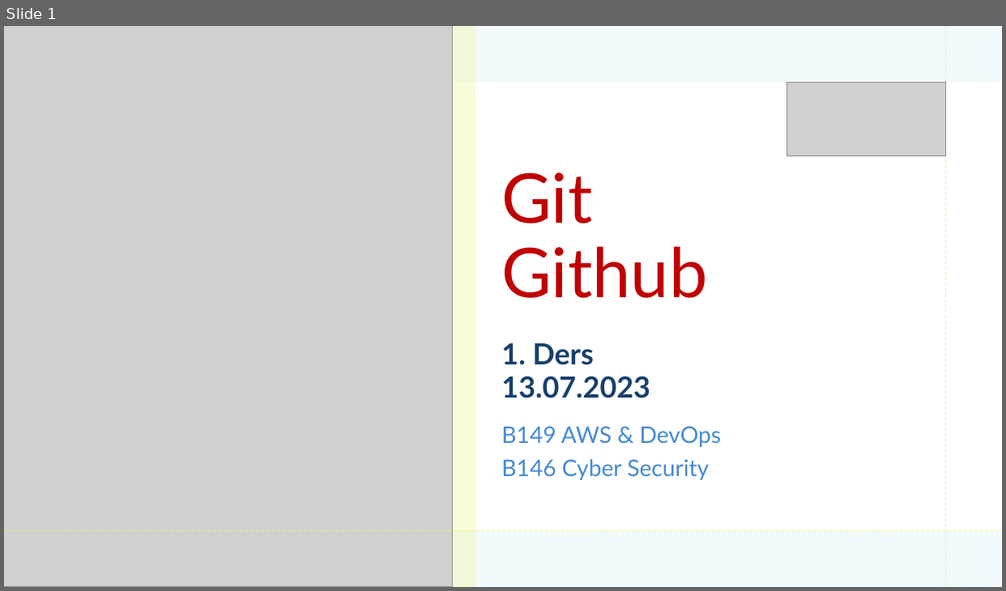
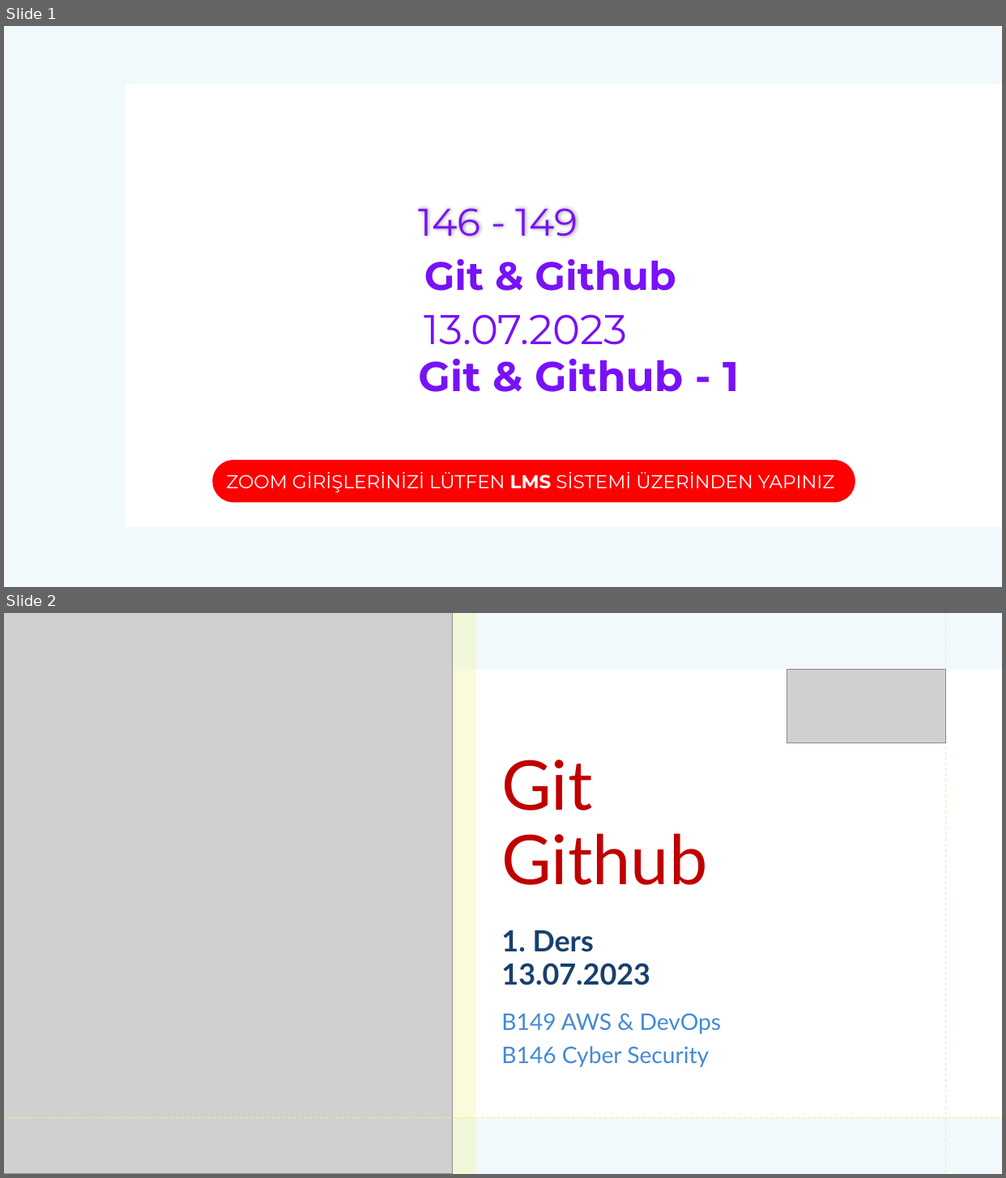
Before and after one commit to mehmetsungur/GitGithub, a slide deck: GitGithub.pptx. Shown one above the other, each under a label of ours: slide 1 before the commit, slides 1 and 2 after it. The pictures are 1006x591 and 1006x1178 pixels, drawn with LibreOffice and Linux fonts; fonts in the diff are those of the drawing; grey boxes stand for pictures; background and template pictures are left out. Boxes give left, top, right and bottom in pixels: in the first picture for what was removed or moved away, otherwise in the second. Text is boxed around its words. In the diff, an @@ line names an element or a change of style, - is before the commit and + after.

```diff
--- a/GitGithub.pptx
+++ b/GitGithub.pptx
@@ slide 1 added at [4,26,1002,587], background picture (left out); not listed: 1 template element that a slide beside it also shows @@
@@ rectangle added at [4,26,1002,587], fill #DBEFF9 at 35% opacity @@
@@ text added at [418,208,578,237], 37 pt, text #7911F8 @@
+146 - 149
@@ text added at [424,259,675,291], 38 pt, text #7911F8, bold @@
+Git & Github
@@ text added at [424,314,628,345], 40 pt, text #7911F8 @@
+13.07.2023
@@ text added at [418,359,739,392], 40 pt, text #7911F8, bold @@
+Git & Github - 1
@@ rounded rectangle added at [213,460,856,503], fill #FF0000, 18 pt, text #FFFFFF @@
+ZOOM GİRİŞLERİNİZİ LÜTFEN LMS SİSTEMİ ÜZERİNDEN YAPINIZ
@@ what was slide 1 is now slide 2 @@
```
Also in this commit, not shown: 6 slides changed, 3 other slides added, 3 slides removed, 11 other files.
